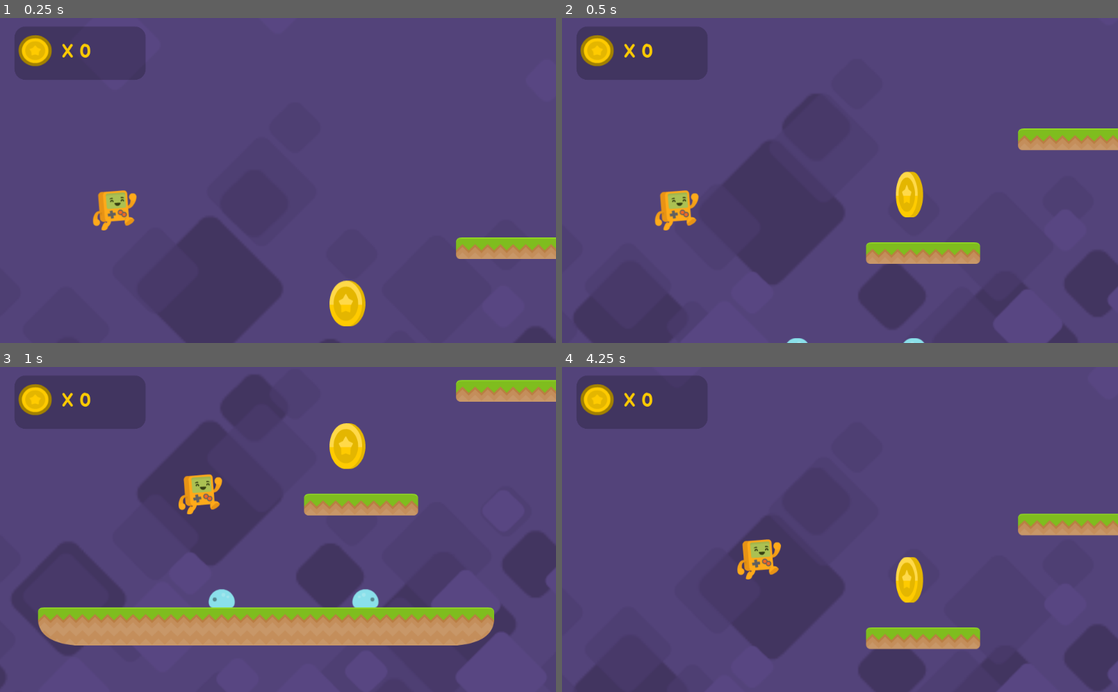
Above: before the commit, frames 1-4 (two rows, left to right).
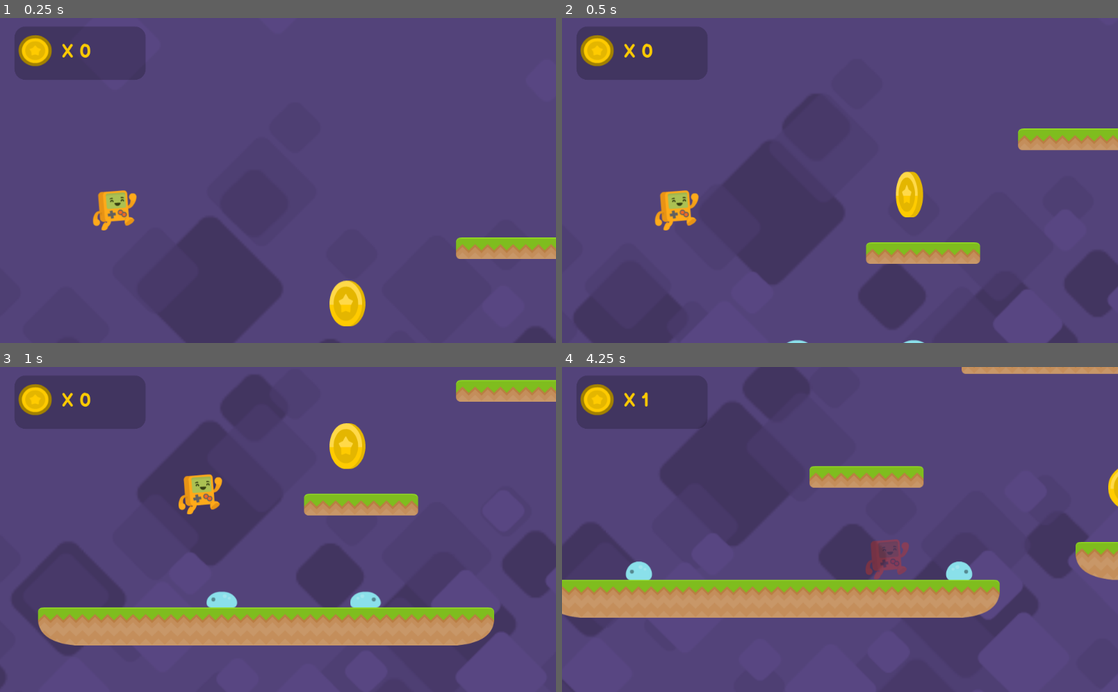
Above: after the commit, the same moments.

Repository: phukon/2D_platformer
Game: Godot game, scene res://Levels/Level1.tscn
The game is run twice, just before and just after one commit, with the same random seed, the same clock (stepped at 60 frames per second) and the same inputs. The project has no main scene, so this scene is started directly.
Inputs:
- Up to frame 1 (0.25 s): no input
- Up to frame 2 (0.5 s): no input
- Up to frame 3 (1 s): hold D (right) from 0.53 s (still down); tap Up (jump) at 0.77 s
- Up to frame 4 (4.25 s): tap Up (jump) at 1.52, 3.02, 3.77 s; release D (right) at 2.03 s; hold A (left) 2.03-2.78 s; hold D (right) from 2.78 s (still down)

Frame 1 is identical in both runs. In frame 2, less than 0.1% of the frame differs, in the area x 40-66%, y 98-100%; in frame 3, 0.1%; in frame 4, 29%, in the area x 0-100%, y 0-100%.

Commit message:
Player can get hurt and bounce

Diff:
--- a/Actors/Enemy.tscn
+++ b/Actors/Enemy.tscn
@@ -35,7 +35,6 @@
 [node name="AnimatedSprite" type="AnimatedSprite" parent="."]
 frames = SubResource( 1 )
 animation = "crawl"
-frame = 1
 playing = true
 
 [node name="CollisionShape2D" type="CollisionShape2D" parent="."]
--- a/Actors/Kon.gd
+++ b/Actors/Kon.gd
@@ -35,6 +35,22 @@
 func _on_fall_zone_body_entered(body: Node) -> void:
 	get_tree().change_scene("res://Levels/Level1.tscn")
 
-
 func bounce():
 	velocity.y = JUMPFORCE*0.57
+
+func damage(var enemyposx):
+	set_modulate(Color(1, 0.3, 0.3, 0.3))
+	velocity.y = JUMPFORCE*0.45
+
+	if position.x < enemyposx:
+		velocity.x = -800
+	elif position.x > enemyposx:
+		velocity.x = 800
+
+	Input.action_release("left")
+	Input.action_release("right")
+	$Timer.start()
+
+
+func _on_Timer_timeout() -> void:
+	get_tree().change_scene("res://Levels/Level1.tscn")
--- a/Actors/Kon.tscn
+++ b/Actors/Kon.tscn
@@ -25,3 +25,7 @@
 position = Vector2( 0, 5.96046e-08 )
 scale = Vector2( 0.843574, 0.958608 )
 shape = SubResource( 1 )
+
+[node name="Timer" type="Timer" parent="."]
+wait_time = 0.65
+[connection signal="timeout" from="Timer" to="." method="_on_Timer_timeout"]
--- a/Enemy.gd
+++ b/Enemy.gd
@@ -38,7 +38,7 @@
 
 
 func _on_side_checker_body_entered(body: Node) -> void:
-	get_tree().change_scene("res://Levels/Level1.tscn")
+	body.damage(position.x)
 
 func _on_Timer_timeout() -> void:
 	queue_free()
